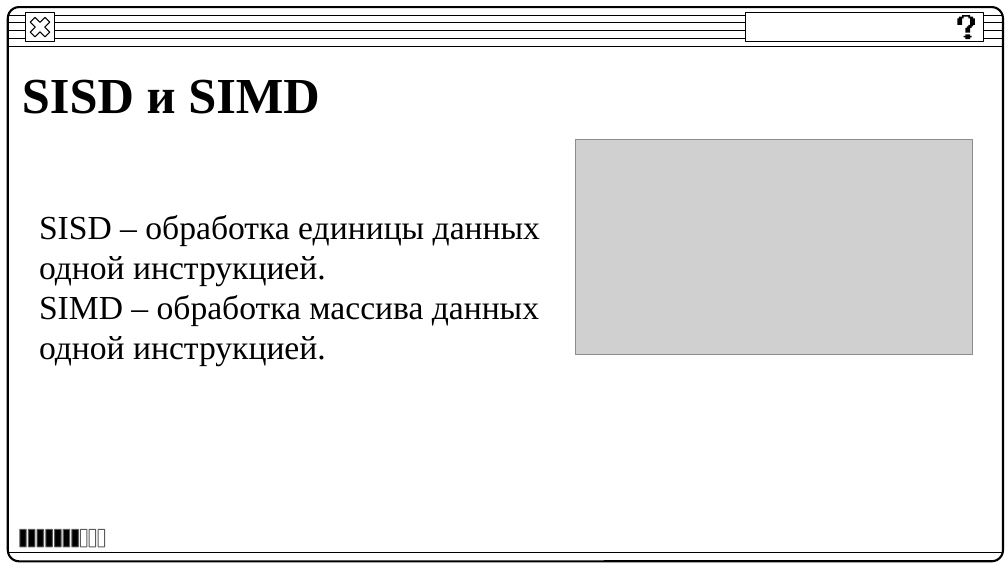
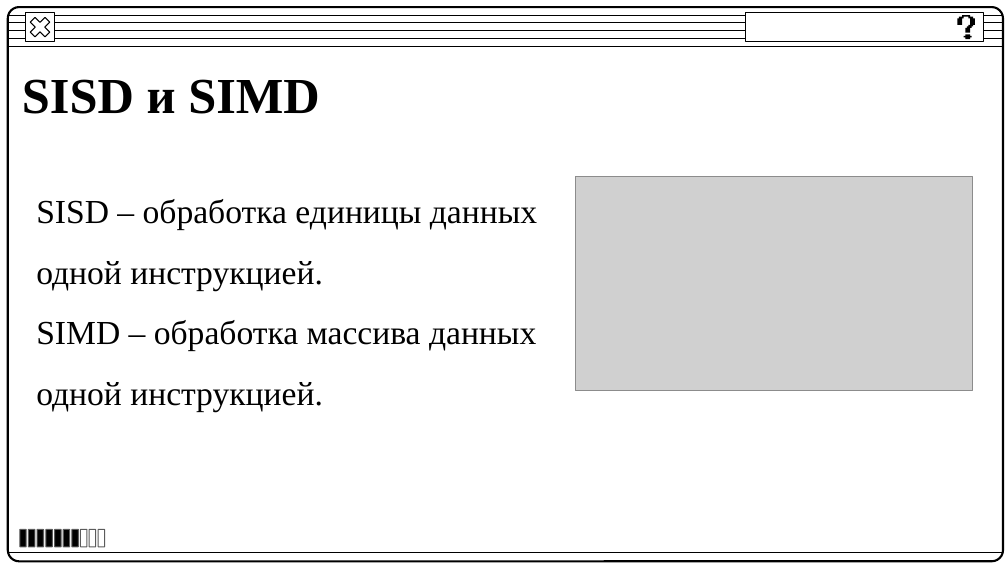
Before and after one commit to BakaKrt/DiplomAPI, a slide deck: slide 7 of ВКР/ВКР.pptx. Drawn at 1008x567 pixels with LibreOffice and Linux fonts; fonts in the diff are those of the drawing; grey boxes stand for pictures. Boxes give left, top, right and bottom in pixels: in the first picture for what was removed or moved away, otherwise in the second. Text is boxed around its words. In the diff, an @@ line names an element or a change of style, - is before the commit and + after.

```diff
--- a/ВКР/ВКР.pptx
+++ b/ВКР/ВКР.pptx
@@ text "SISD – обработка единицы данных ...": place and size @@
-text "SISD – обработка единицы данных ..." at [39, 215, 540, 366]
+text "SISD – обработка единицы данных ..." at [36, 199, 537, 411]
@@ text "SISD – обработка единицы данных ..." at [36, 199, 537, 411]: line spacing 1 to 1.5 @@
@@ picture: place and size @@
-picture at [576, 140, 973, 355]
+picture at [576, 176, 973, 391]
```
Also in this commit, not shown: 4 other slides changed, 2 other files.
